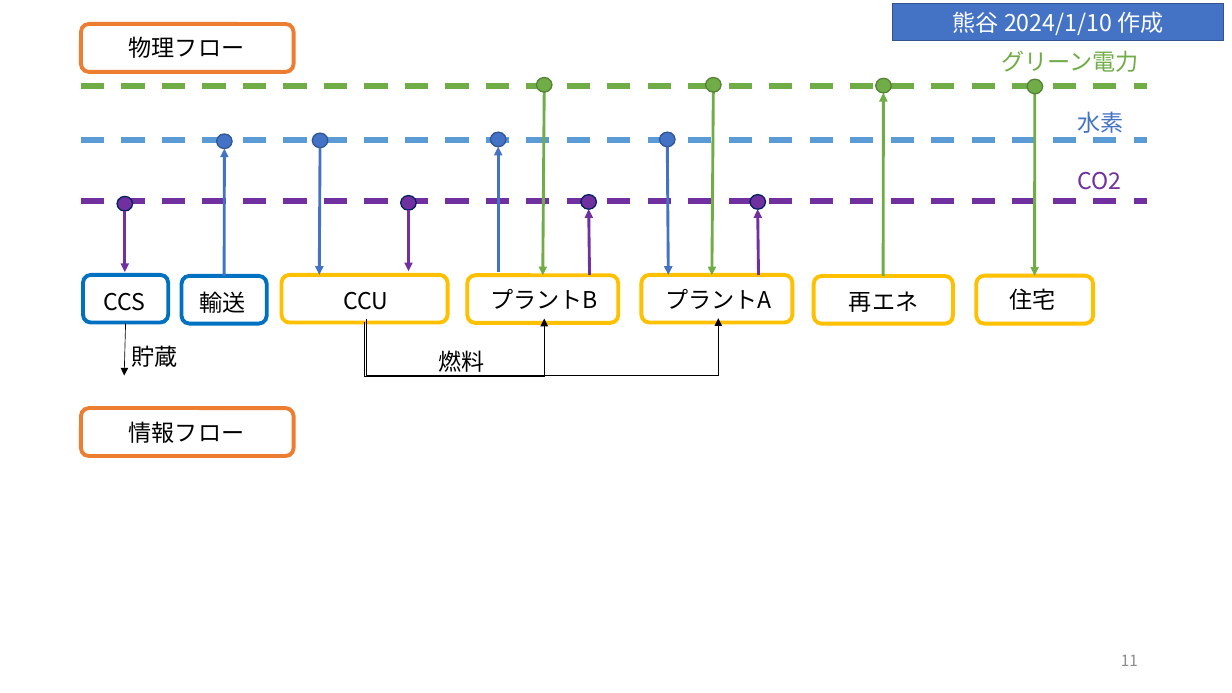
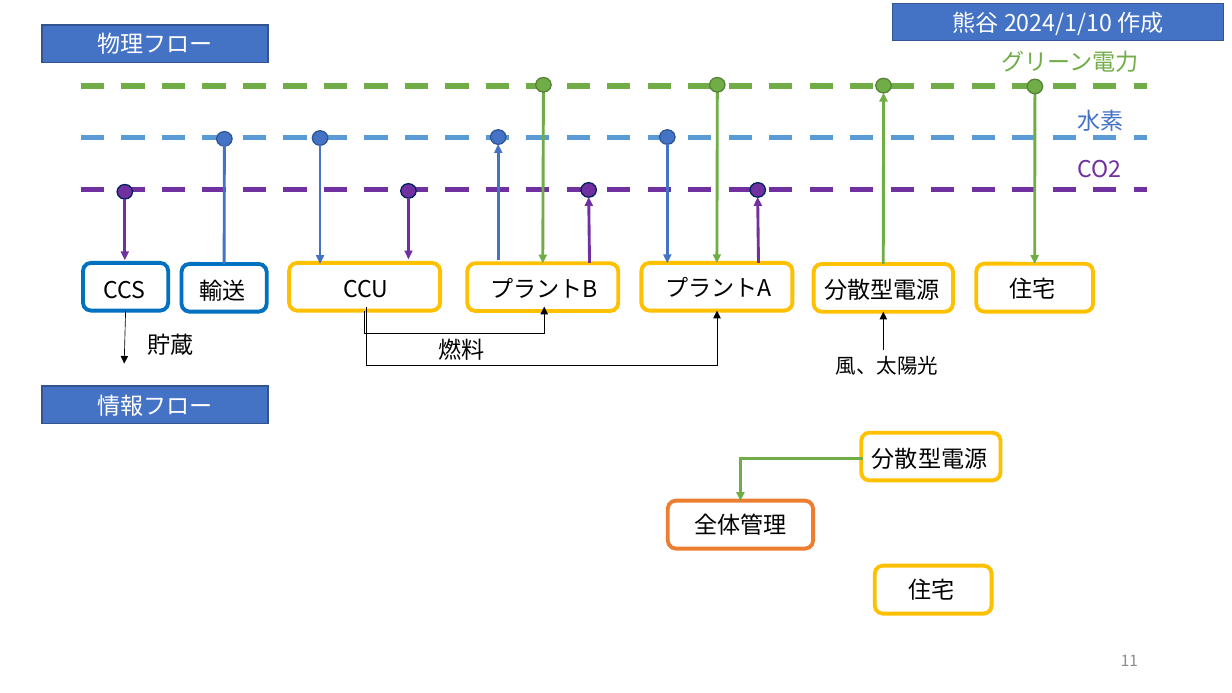
Before and after one commit to watarukumagai-git/opt, a slide deck: slide 11 of SoS/01_SoS分科会宿題_20240111_Aチーム_kuma.pptx. Drawn at 1232x693 pixels with LibreOffice and Linux fonts; fonts in the diff are those of the drawing. Boxes give left, top, right and bottom in pixels: in the first picture for what was removed or moved away, otherwise in the second. Text is boxed around its words. In the diff, an @@ line names an element or a change of style, - is before the commit and + after.

```diff
--- a/SoS/01_SoS分科会宿題_20240111_Aチーム_kuma.pptx
+++ b/SoS/01_SoS分科会宿題_20240111_Aチーム_kuma.pptx
@@ rectangle "物理フロー": place and size @@
-rectangle "物理フロー" at bbox=[129, 36, 244, 58]
+rectangle "物理フロー" at bbox=[42, 25, 268, 62]
@@ rectangle "物理フロー" at bbox=[42, 25, 268, 62]: text colour #000000 to #FFFFFF; alignment left to centre; vertical alignment top to middle; fill none to #4472C4; outline none to #325491 1 pt @@
@@ rounded rectangle removed at bbox=[81, 24, 294, 72] @@
@@ ellipse: place and size @@
-ellipse at bbox=[706, 78, 722, 92]
+ellipse at bbox=[710, 78, 726, 92]
@@ arrow moved from (544, 92) - (543, 275) to (543, 92) - (543, 263) @@
@@ arrow moved from (714, 92) - (712, 275) to (717, 92) - (717, 263) @@
@@ arrow moved from (884, 276) - (884, 93) to (884, 264) - (884, 93) @@
@@ arrow moved from (1035, 94) - (1035, 275) to (1035, 94) - (1035, 263) @@
@@ arrow moved from (320, 148) - (320, 274) to (320, 145) - (320, 263) @@
@@ arrow moved from (498, 272) - (498, 147) to (498, 260) - (498, 144) @@
@@ arrow moved from (667, 147) - (668, 274) to (667, 144) - (667, 263) @@
@@ rounded rectangle: place and size @@
-rounded rectangle at bbox=[282, 274, 448, 323]
+rounded rectangle at bbox=[289, 263, 440, 311]
@@ text at bbox=[824, 278, 939, 300]: text changed @@
-再エネ
+分散型電源
@@ 8 texts, 6 rounded rectangles, 6 arrows, 4 ellipses, 1 line, 1 elbow arrow: place and size @@
-8 texts, 6 rounded rectangles, 6 arrows, 4 ellipses, 1 line, 1 elbow arrow at bbox=[81, 149, 1148, 377]
+8 texts, 6 rounded rectangles, 6 arrows, 4 ellipses, 1 line, 1 elbow arrow at bbox=[81, 137, 1148, 365]
@@ text "貯蔵": place and size @@
-text "貯蔵" at bbox=[132, 345, 178, 367]
+text "貯蔵" at bbox=[147, 333, 193, 355]
@@ elbow arrow moved from (365, 323) - (544, 319) to (365, 311) - (544, 307) @@
@@ arrow added from (884, 350) to (884, 311), #000000 0.5 pt @@
@@ text added at bbox=[836, 355, 938, 375], 16 pt, text #000000 @@
+風、太陽光
@@ rectangle "情報フロー" at bbox=[42, 386, 268, 423]: text colour #000000 to #FFFFFF; alignment left to centre; vertical alignment top to middle; fill none to #4472C4; outline none to #325491 1 pt @@
@@ rectangle "情報フロー": place and size @@
-rectangle "情報フロー" at bbox=[129, 421, 244, 443]
+rectangle "情報フロー" at bbox=[42, 386, 268, 423]
@@ rounded rectangle added at bbox=[861, 433, 1001, 481], outline #FFC000 3 pt @@
@@ text added at bbox=[872, 447, 987, 469], 18 pt, text #000000 @@
+分散型電源
@@ elbow arrow added from (863, 458) to (740, 501), #70AD47 2.25 pt @@
@@ rounded rectangle: place and size @@
-rounded rectangle at bbox=[81, 409, 294, 457]
+rounded rectangle at bbox=[668, 501, 813, 549]
@@ text added at bbox=[694, 513, 786, 535], 18 pt, text #000000 @@
+全体管理
@@ rounded rectangle added at bbox=[875, 566, 992, 614], outline #FFC000 3 pt @@
@@ text added at bbox=[908, 578, 954, 600], 18 pt, text #000000 @@
+住宅
```
